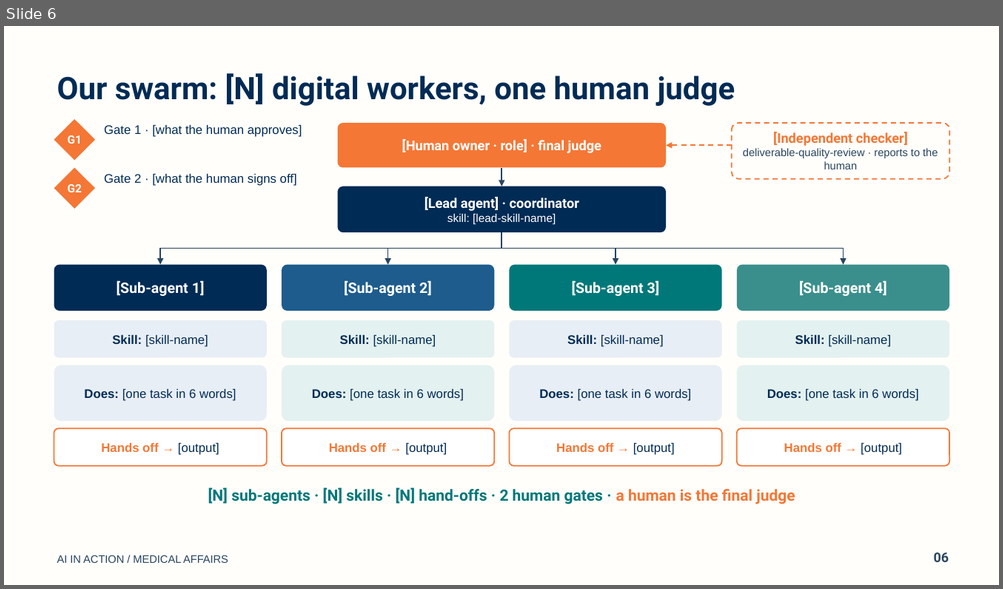
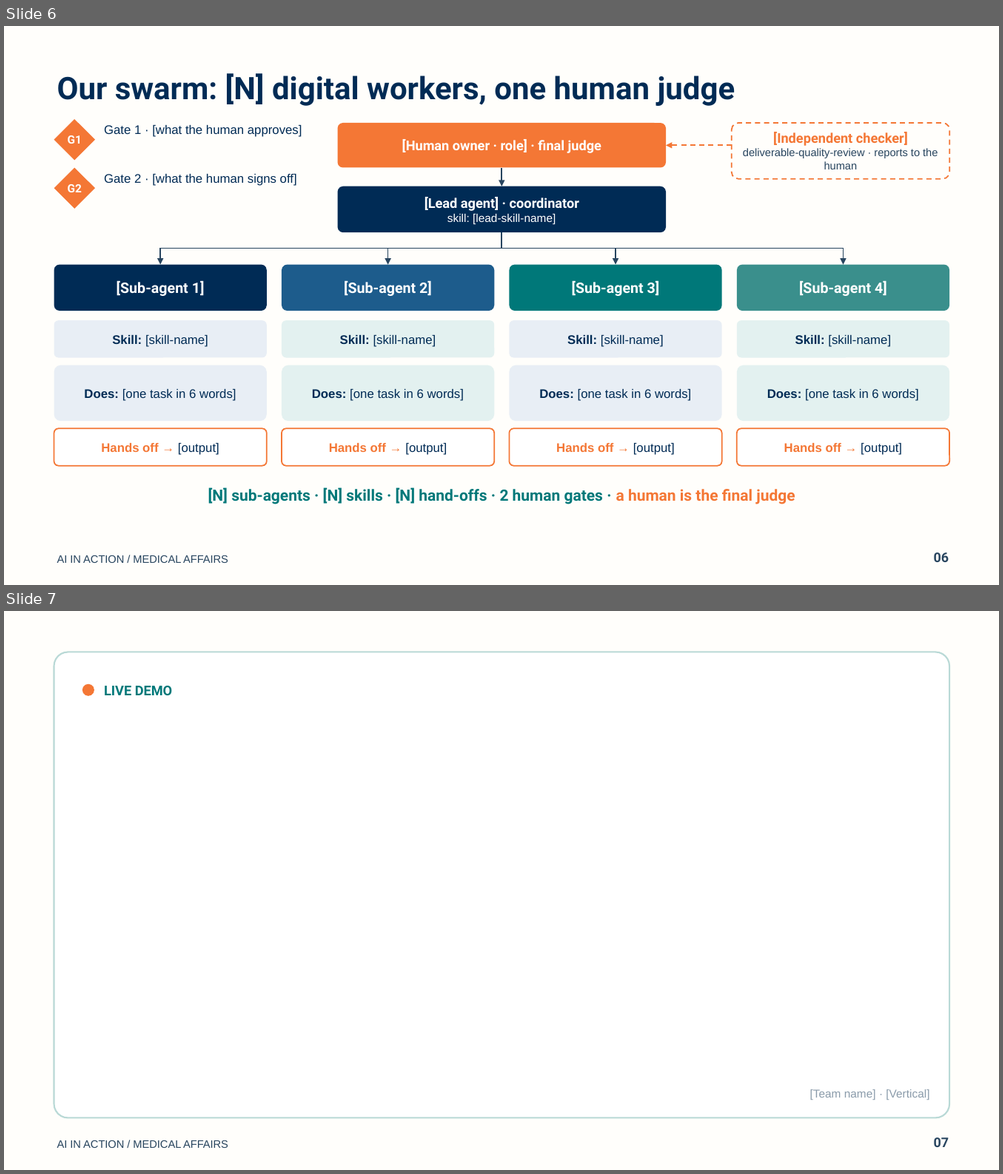
Before and after one commit to Open-Medical-Affairs/AI-in-Action-Website, a slide deck: hackathon/files/template/AI-in-Action-Final-Presentation-Template.pptx. Shown one above the other, each under a label of ours: slide 6 before the commit, slides 6 and 7 after it. The pictures are 1003x589 and 1003x1174 pixels, drawn with LibreOffice and Linux fonts; fonts in the diff are those of the drawing. Boxes give left, top, right and bottom in pixels: in the first picture for what was removed or moved away, otherwise in the second. Text is boxed around its words. In the diff, an @@ line names an element or a change of style, - is before the commit and + after.

Commit message:
Hackathon: publish revised final-presentation template (live demo slide 7), how-to-use-template panel with copyable prompt, updated guides and agent instructions; mdlite handles indented code fences

```diff
--- a/hackathon/files/template/AI-in-Action-Final-Presentation-Template.pptx
+++ b/hackathon/files/template/AI-in-Action-Final-Presentation-Template.pptx
@@ slide 7 added at box(4, 611, 999, 1170), background #FFFEFB @@
@@ rounded rectangle added at box(54, 652, 949, 1119), fill #FFFFFF, outline #B9D9D6 1.5 pt @@
@@ ellipse added at box(82, 684, 94, 696), fill #F47735 @@
@@ text added at box(104, 686, 172, 695), 13 pt, text #007879, bold @@
+LIVE DEMO
@@ text added at box(810, 1090, 929, 1100), 11 pt, text #8A9BAA @@
+[Team name] · [Vertical]
@@ text added at box(57, 1140, 228, 1148), 10.5 pt, text #28455F @@
+AI IN ACTION / MEDICAL AFFAIRS
@@ text added at box(933, 1138, 948, 1147), 12.8 pt, text #28455F, bold @@
+07
```
Also in this commit, not shown: 7 slides changed, 32 other files.
